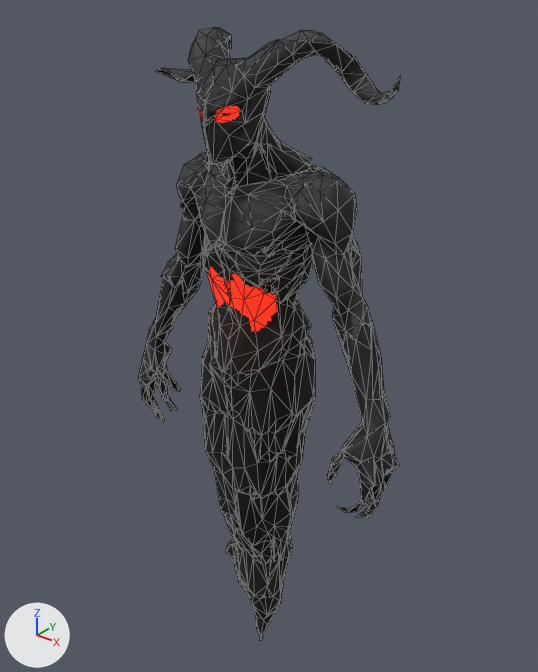
Renders of the glTF model assets/wekufe/3d/wekufe_animado.glb from each side of a commit.
Before and after are seen from a 50 mm camera at (0.601, -0.719, 1.056) aimed at (-0.009, 0.044, 0.583). The axes (+X, +Y, +Z) are drawn at lower left. The lights are the same throughout. The older version comes first. Mesh edges are drawn as thin lines. Where no turn or scale is listed for an object, it has been applied to the vertices. Vertices at exactly the same position are counted once.

Objects in the first picture: 'tripo_node_71ad0a76-1d35-45cb-a86a-91df723902d9'.
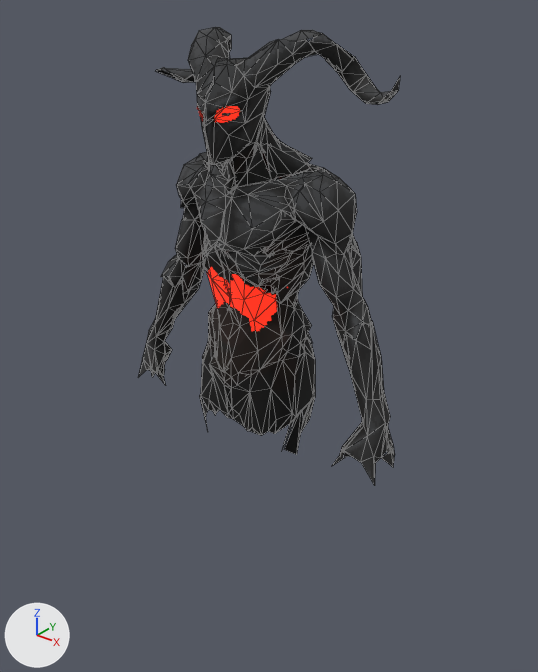
What differs and where, as boxes [x1, y1, x2, y2] in the pictures (538 x 672 px):
'tripo_node_71ad0a76-1d35-45cb-a86a-91df723902d9', reshaped (25% shorter): before [138, 27, 400, 640]; after [138, 27, 400, 486]
part 1 of me_tripo_mesh_71ad0a76_1d35_45cb_a86a_91df723902d9, deleted: before [151, 374, 377, 579]
part 2 of me_tripo_mesh_71ad0a76_1d35_45cb_a86a_91df723902d9, deleted: before [138, 360, 399, 640]

The edits, one by one:
me_tripo_mesh_71ad0a76_1d35_45cb_a86a_91df723902d9 is used by ob_tripo_node_71ad0a76_1d35_45cb_a86a_91df723902d9; location (0.0, 0.0, 0.0).
me_tripo_mesh_71ad0a76_1d35_45cb_a86a_91df723902d9 had 1989 vertices, 2474 faces and spanned x -0.227..0.227, y -0.086..0.085, z 0.0..1.0.
me_tripo_mesh_71ad0a76_1d35_45cb_a86a_91df723902d9 now has 1341 vertices, 1665 faces and spans x -0.227..0.224, y -0.086..0.085, z 0.42..1.0.
me_tripo_mesh_71ad0a76_1d35_45cb_a86a_91df723902d9 part 1: 6 loose pieces with 54 vertices, spanning x -0.221..0.215, y -0.038..0.076, z 0.128..0.495, are deleted.
me_tripo_mesh_71ad0a76_1d35_45cb_a86a_91df723902d9 part 2: 594 vertices removed from x -0.226..0.227, y -0.063..0.075, z 0.0..0.499.
